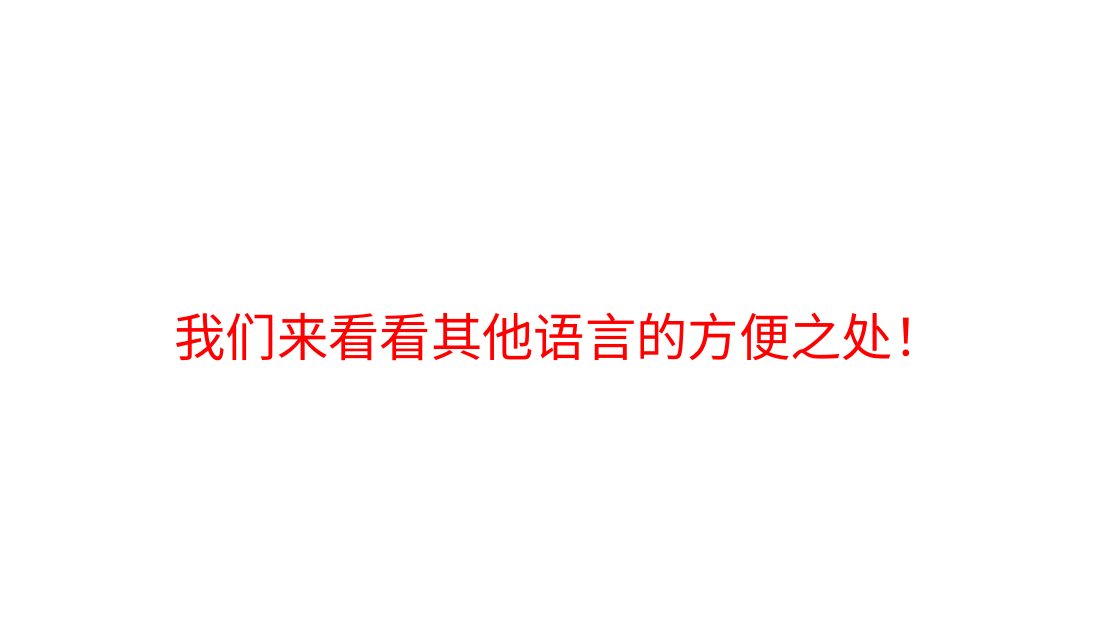
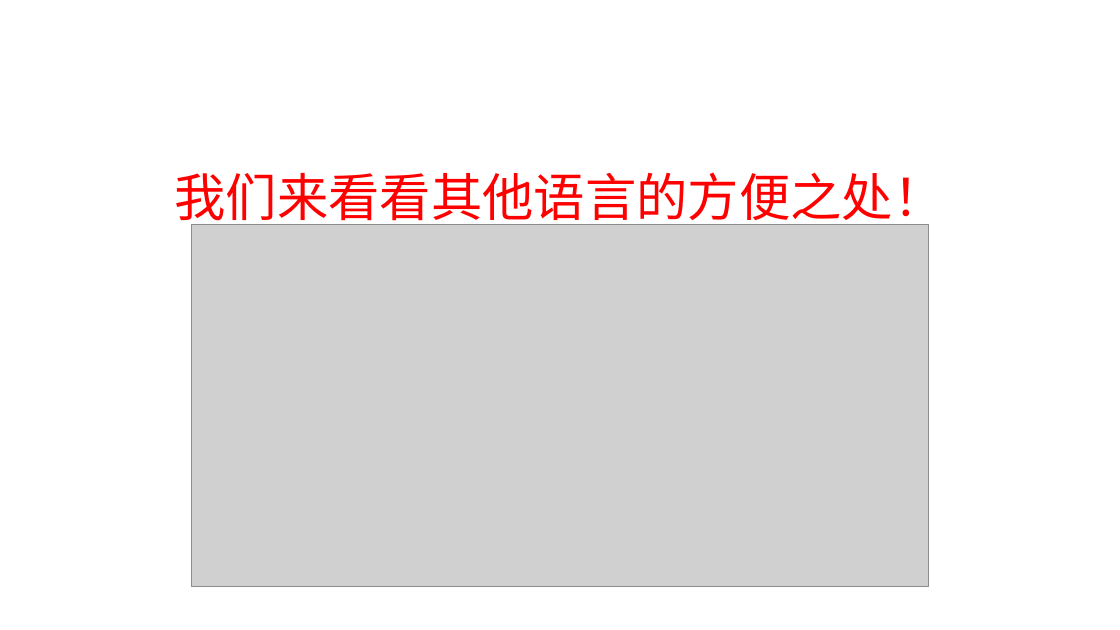
Before and after one commit to Cohen-Wang/workbench, a slide deck: slide 10 of cloud/webpack-ppt/培训 - webpack.pptx. Drawn at 1120x630 pixels with LibreOffice and Linux fonts; fonts in the diff are those of the drawing; grey boxes stand for pictures. Boxes give left, top, right and bottom in pixels: in the first picture for what was removed or moved away, otherwise in the second. Text is boxed around its words. In the diff, an @@ line names an element or a change of style, - is before the commit and + after.

```diff
--- a/cloud/webpack-ppt/培训 - webpack.pptx
+++ b/cloud/webpack-ppt/培训 - webpack.pptx
@@ text "我们来看看其他语言的方便之处！" rewrapped from (175,312,945,361) to (175,172,945,229) @@
@@ picture added at (192,224,928,586) @@
```
Also in this commit, not shown: 1 other slide changed, 1 slide added, 1 other file.
